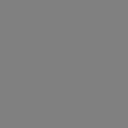
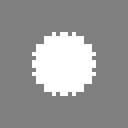
Revision of a layered 128x128 image; what changed, layer by layer:
showed "Template Ball" over [32, 32, 96, 96]
